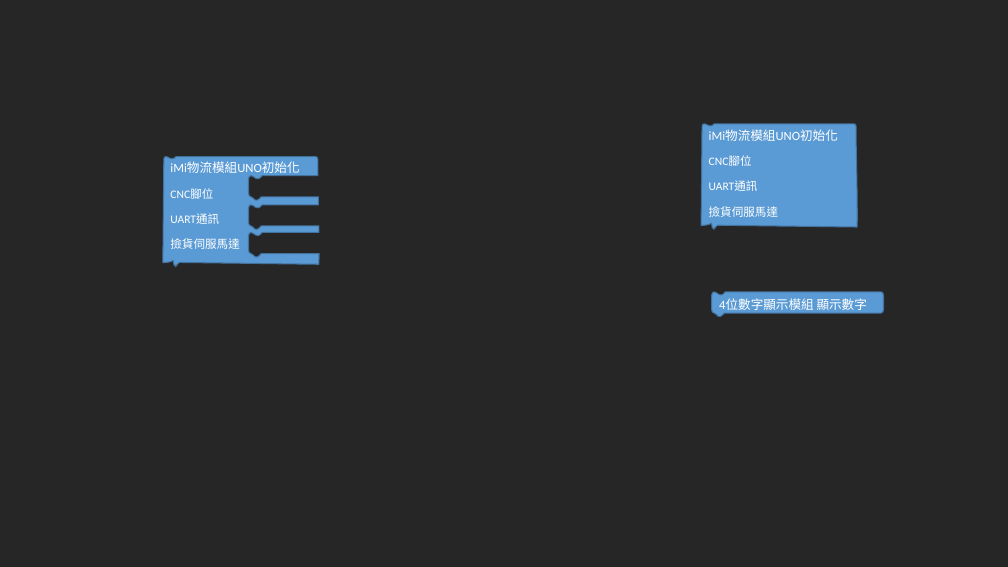
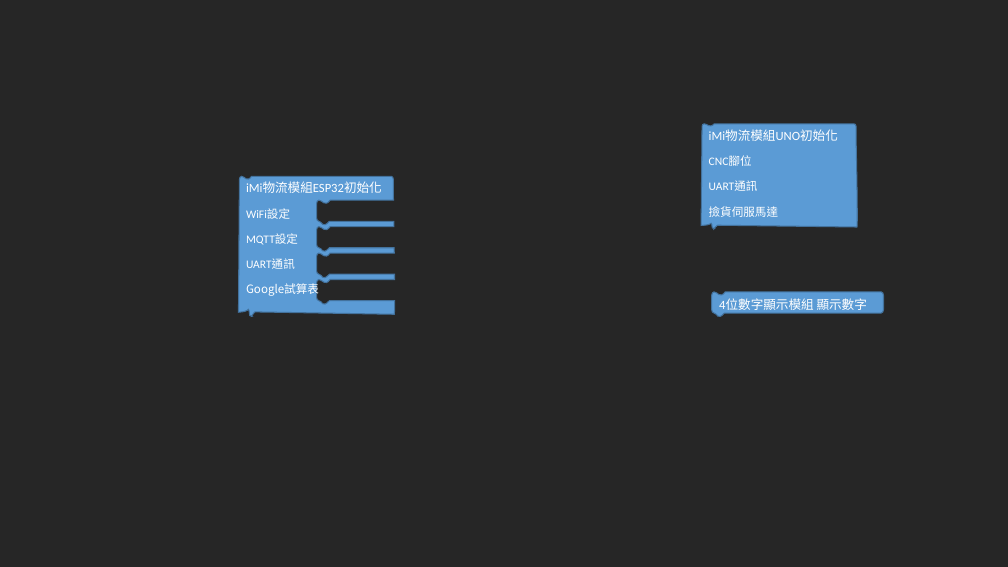
Before and after one commit to kingofamani/Arduino, a slide deck: slide 3 of tools/myCustomBlockly/iMi/block.pptx. Drawn at 1008x567 pixels with LibreOffice and Linux fonts; fonts in the diff are those of the drawing. Boxes give left, top, right and bottom in pixels: in the first picture for what was removed or moved away, otherwise in the second. Text is boxed around its words. In the diff, an @@ line names an element or a change of style, - is before the commit and + after.

```diff
--- a/tools/myCustomBlockly/iMi/block.pptx
+++ b/tools/myCustomBlockly/iMi/block.pptx
@@ freeform shape removed at <box>163,157,319,266</box> @@
-iMi物流模組UNO初始化
-CNC腳位
-UART通訊
-撿貨伺服馬達
@@ freeform shape added at <box>238,176,395,317</box>, fill #5B9BD5, outline #43739E 1 pt, 11 pt, text #FFFFFF @@
+iMi物流模組ESP32初始化
+WiFi設定
+MQTT設定
+UART通訊
+Google試算表
```
Also in this commit, not shown: 1 other slide changed, 3 other files.
